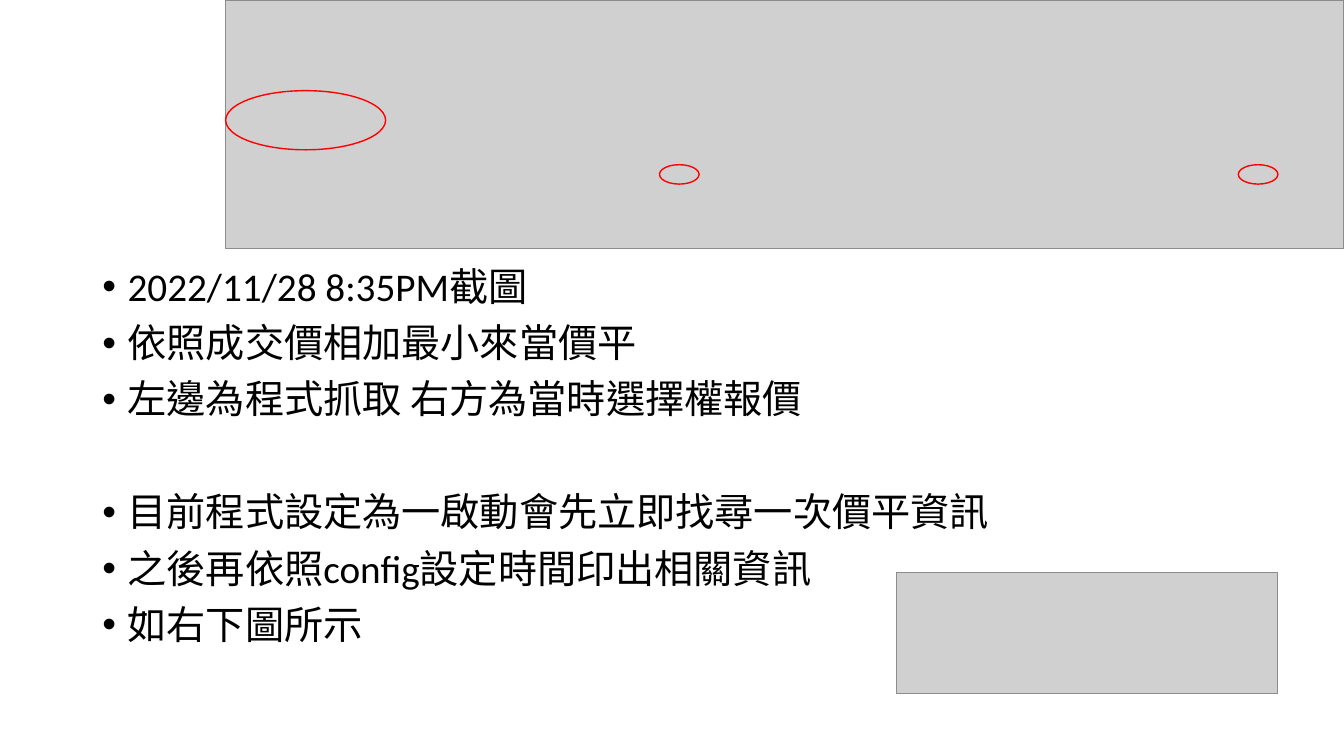
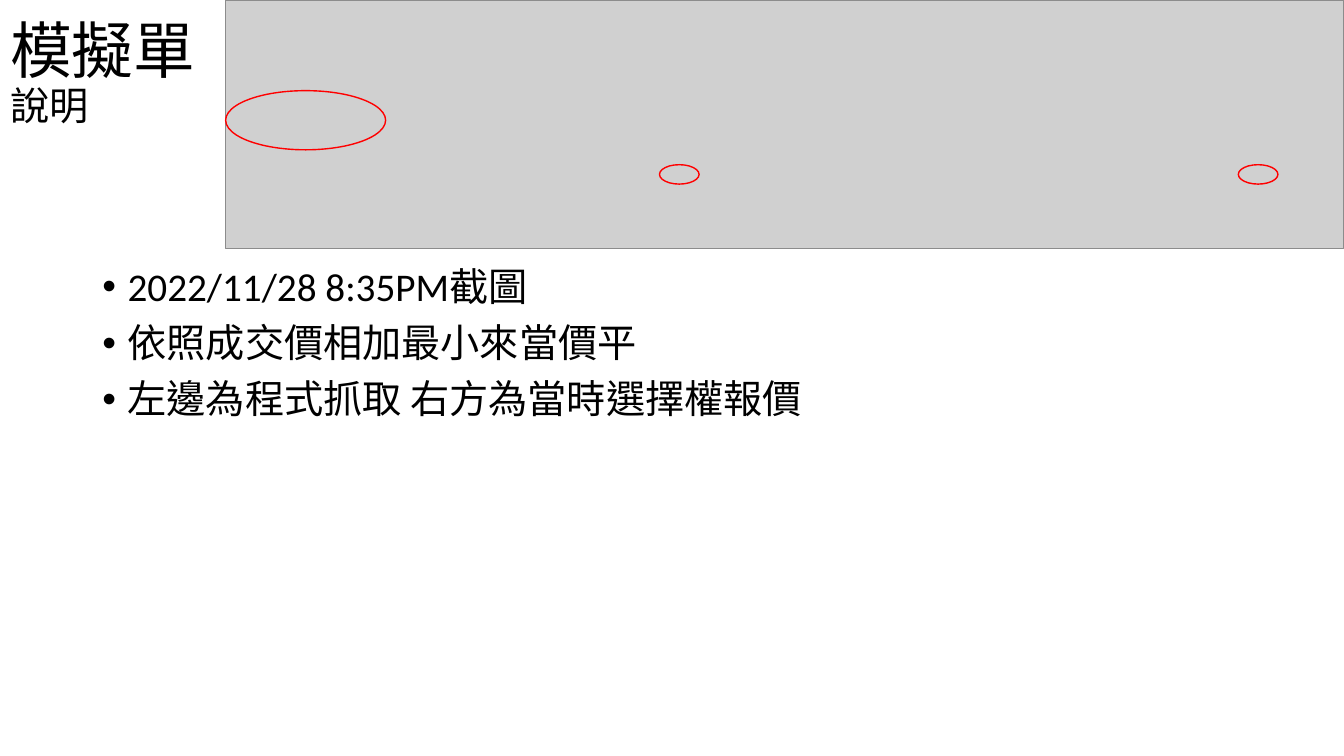
Before and after one commit to youthink0/shioaji-options, a slide deck: slide 4 of 選擇權自動化.pptx. Drawn at 1344x756 pixels with LibreOffice and Linux fonts; fonts in the diff are those of the drawing; grey boxes stand for pictures. Boxes give left, top, right and bottom in pixels: in the first picture for what was removed or moved away, otherwise in the second. Text is boxed around its words. In the diff, an @@ line names an element or a change of style, - is before the commit and + after.

```diff
--- a/選擇權自動化.pptx
+++ b/選擇權自動化.pptx
@@ title added at bbox=[10, 21, 195, 124], 44 pt, text #000000 @@
+模擬單
+說明
@@ text at bbox=[128, 493, 989, 643]: paragraphs removed @@
-• 目前程式設定為一啟動會先立即找尋一次價平資訊
-• 之後再依照config設定時間印出相關資訊
-• 如右下圖所示
@@ picture removed at bbox=[897, 573, 1278, 694] @@
```
Also in this commit, not shown: 1 other slide changed, 9 slides added, 9 other files.
